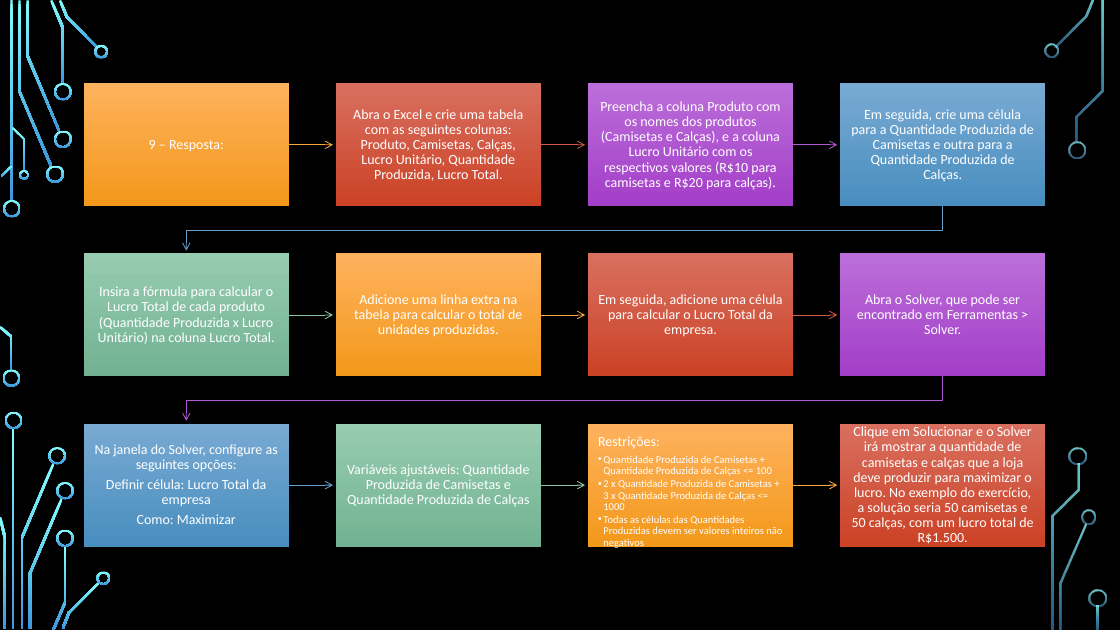
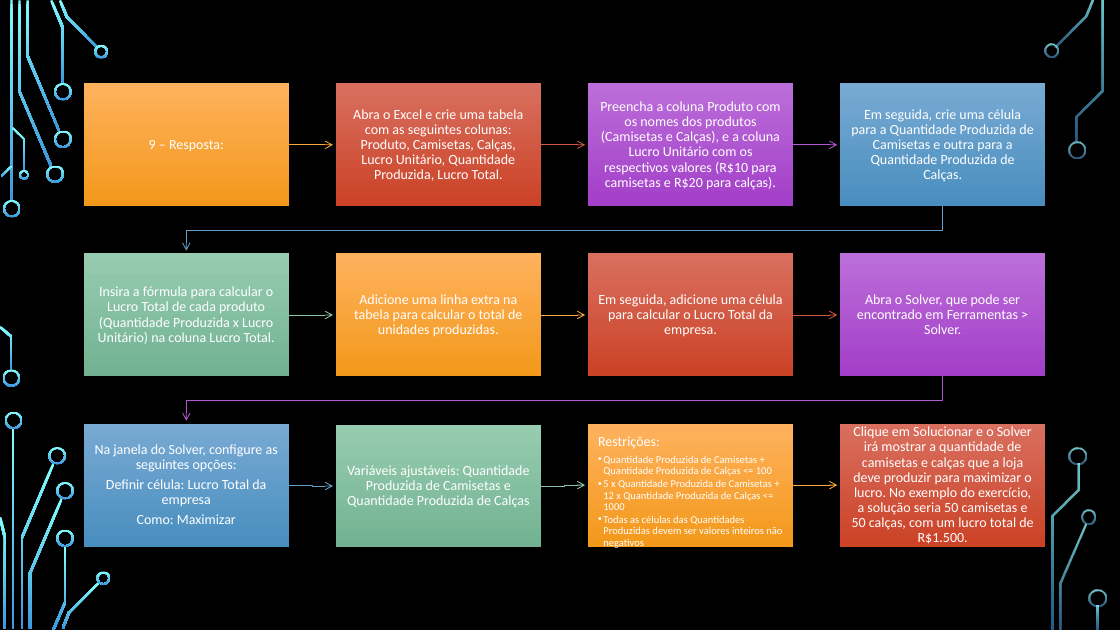
Before and after one commit to VitorKaviski/Curso_Kaviski_Excel_Basico_ao_Avancado, a slide deck: slide 44 of Curso Excel/Intermediário/Aula 1/Aula 1 - Excel/Curso Excel - Intermediário.pptx. Drawn at 1120x630 pixels with LibreOffice and Linux fonts; fonts in the diff are those of the drawing; background and template pictures are left out. Boxes give left, top, right and bottom in pixels: in the first picture for what was removed or moved away, otherwise in the second. Text is boxed around its words. In the diff, an @@ line names an element or a change of style, - is before the commit and + after.

```diff
--- a/Curso Excel/Intermediário/Aula 1/Aula 1 - Excel/Curso Excel - Intermediário.pptx
+++ b/Curso Excel/Intermediário/Aula 1/Aula 1 - Excel/Curso Excel - Intermediário.pptx
@@ text at [603, 479, 772, 510]: text changed @@
-  • 2 x Quantidade Produzida de Camisetas + 3 x Quantidade Produzida de Calças <= 1000
+  • 5 x Quantidade Produzida de Camisetas + 12 x Quantidade Produzida de Calças <= 1000
@@ freeform shape at [289, 481, 334, 490]: outline redrawn @@
```
Also in this commit, not shown: 1 other slide changed, 4 other files.
